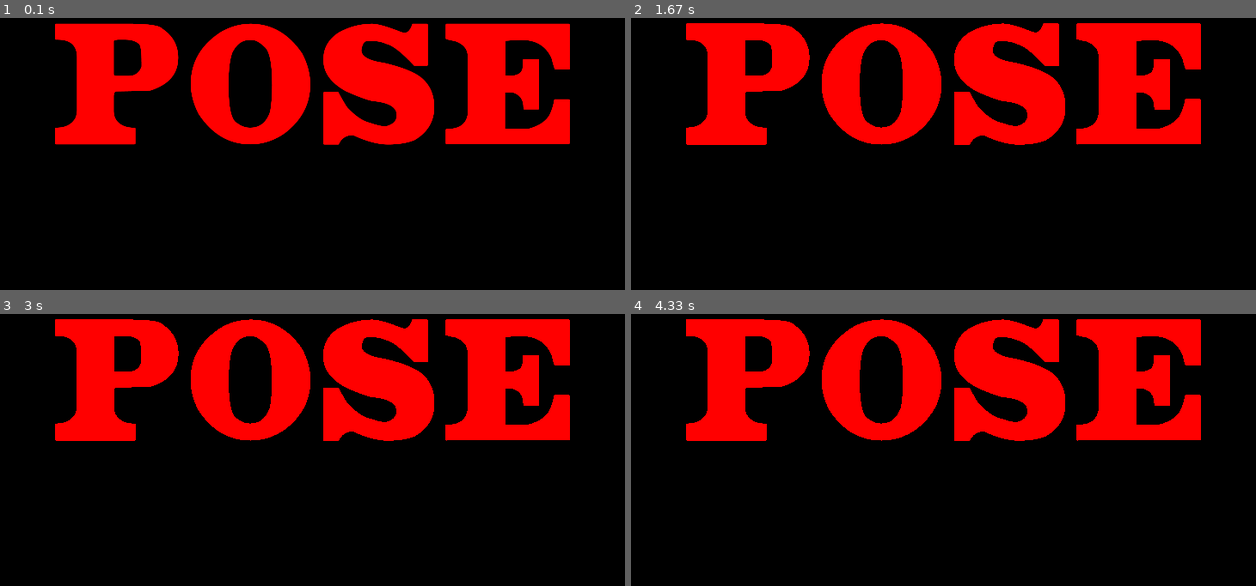
Above: before the commit, frames 1-4 (two rows, left to right).
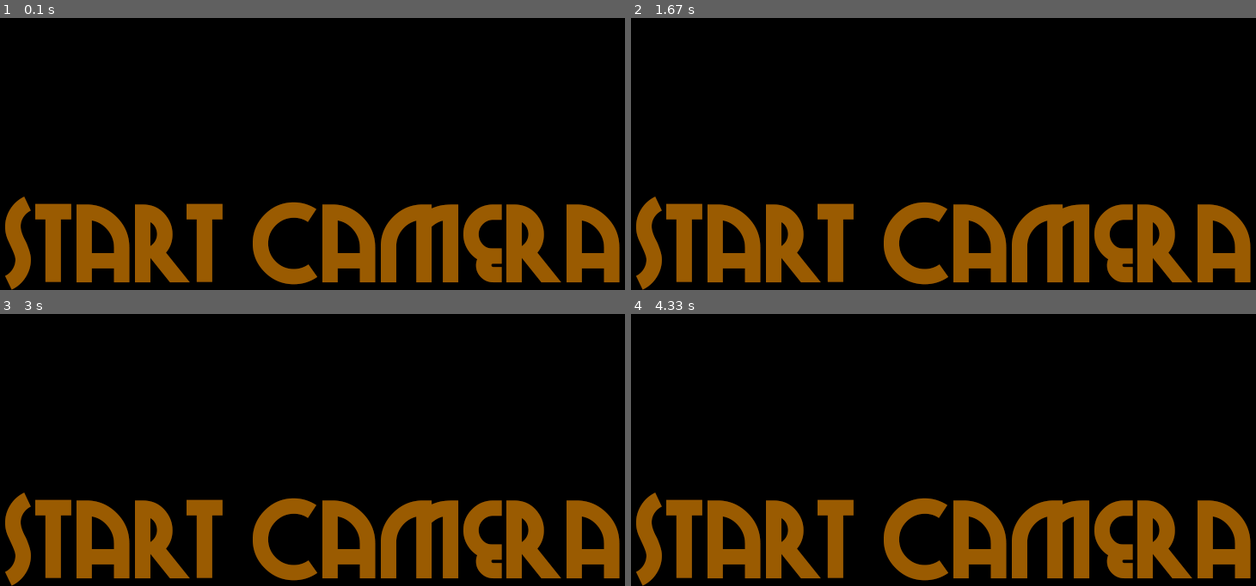
Above: after the commit, the same moments.

Repository: AlphaOrionis42/gtataryn_pi_photobooth
Game: pygame game, started from tests/pygame_test.py
The game is run twice, just before and just after one commit, with the same random seed, the same clock (stepped at 60 frames per second) and the same inputs.
Inputs:
- Up to frame 1 (0.1 s): no input
- Up to frame 2 (1.67 s): no input
- Up to frame 3 (3 s): no input
- Up to frame 4 (4.33 s): no input

The runs differ from the first frame. In frame 1, 37% of the frame differs, in the area x 0-100%, y 1-100%; in frame 2, 37%; in frame 3, 37%; in frame 4, 37%.

Commit message:
Updated screen and photo resolution. Added GIF generation. Added photo resize for preview

Diff:
--- a/config.py
+++ b/config.py
@@ -1,8 +1,9 @@
 # Config file for PhotoBooth app
 save_path = '/media/pi/P/pics/' # Path to save the photos
-slide_path = '/home/pi/photobooth/slides/' # Path for instructional and counddownslides
-slide_h = 480
-slide_w = 800
+gif_path = '/media/pi/P/gifs/' # Path for gifs
+slide_path = '/home/pi/gtataryn_pi_photobooth/slides/' # Path for instructional and counddownslides
+monitor_h = 480
+monitor_w = 800
 btnPin = 11
 greenLed = 13
 redLed = 15
@@ -11,3 +12,8 @@
 # Camera config
 camera_iso = 800
 num_shots = 3
+
+# Other constants
+gif_delay = 100
+replay_count = 2
+replay_wait = 1
--- a/photobooth.py
+++ b/photobooth.py
@@ -1,6 +1,7 @@
 #!/usr/bin/env python
 # Author: Greg Tataryn
 
+import os
 import config
 import RPi.GPIO as GPIO
 import picamera
@@ -8,7 +9,22 @@
 import pygame
 from pygame.locals import *
 import time
+from time import sleep
 from PIL import Image
+
+# Debug variable used in testing. Set to false for production
+debug = True
+
+# Run variable for main program
+run = True
+
+###################
+# Other Variables #
+###################
+transform_x = config.monitor_w
+transform_y = config.monitor_h
+offset_x = 0
+offset_y = 0
 
 ##############
 # GPIO Setup #
@@ -23,11 +39,22 @@
 ################
 # Pygame Setup #
 ################
-#pygame.init()
-#pygame.display.set_mode((config.slide_w, config.slide_h))
-#screen = pygame.display.get_surface()
-#pygame.mouse.set_visible(False)
-#pygame.display.toggle_gullscreen()
+pygame.init()
+pygame.display.set_mode((config.monitor_w, config.monitor_h))
+screen = pygame.display.get_surface()
+pygame.mouse.set_visible(False)
+pygame.display.toggle_fullscreen()
+
+def clear_screen():
+    screen.fill( (0,0,0) )
+    pygame.display.flip()
+
+def chk_input(events):
+    for event in events:
+        if (event.type == QUIT or (event.type == KEYDOWN and event.key == K_ESCAPE)):
+            run = False
+            pygame.quit()
+            sys.exit()
 
 def overlay_img(imgPath, cam):
     img = Image.open(imgPath)
@@ -36,55 +63,112 @@
     oLay.layer = 3
     return oLay
 
-#def show_slide():
+def set_img_dimension(img_w, img_h):
+    global transform_y, transformx, offset_y, offset_x
+
+    ratio_h = (config.monitor_w * img_h) / img_w
+
+    if (ratio_h < config.monitor_h):
+        transform_y = ratio_h
+        transform_x = config.monitor_w
+        offset_y = (config.monitor_h - ratio_h) / 2
+        offset_x = 0
+    elif (ratio_h > config.monitor_h):
+        transform_x = (config.monitor_h * img_w) / img_h
+        transform_y = config.monitor_h
+        offset_x = (config.monitor_w - transform_x) / 2
+        offset_y = 0
+    else:
+        transform_x = config.monitor_w
+        transform_y = config.monitor_h
+        offset_y = offset_x = 0
+
+def show_slide(img_path, offset_x, offset_y):
+    screen.fill( (0,0,0) )
+
+    img = pygame.image.load(img_path)
+    img = img.convert()
+
+    #set_img_dimension(int(img.get_width()), int(img.get_height()))
+
+    #img = pygame.transform.scale(img, (transform_x, transform_y))
+
+    screen.blit(img, (offset_x, offset_y))
+    pygame.display.flip()
+
+def make_gif(jpg_group, ts):
+    if debug:
+        print('Making animated gif')
+    for x in range(1, config.num_shots+1):
+        graphicsmagick = "gm convert -size 800x480 " + jpg_group + "_" + str(x) + ".jpg -thumbnail 800x480 " + jpg_group + "_" + str(x) + "_sm.jpg"
+        os.system(graphicsmagick)
+
+    graphicsmagick = "gm convert -delay " + str(config.gif_delay) + " " + jpg_group + "*.jpg" + " " + config.gif_path + "photobooth_" + ts + ".gif"
+    #print(graphicsmagick)
+    os.system(graphicsmagick)
+
+def display_imgs(jpg_group):
+    for i in range(0, config.replay_count):
+        for j in range(1,config.num_shots+1):
+            print("Loop: " + str(i) + " Photo: " + str(j))
+            show_slide(jpg_group + "_" + str(j) + "_sm.jpg", 80, 0)
+            sleep(config.replay_wait)
 
 def run_booth():
-    print("Running photobooth")
+    if debug:
+        print("Running photobooth")
     GPIO.output(config.greenLed, False)
     now = time.strftime("%Y%m%d%H%M%S")
-    print(now)
+    if debug:
+        print(now)
     # Try to run the preview and take a series of photots
     try:
-        camera = picamera.PiCamera(sensor_mode=4)
+        #camera = picamera.PiCamera(sensor_mode=4, resolution='1640x1232')
+        camera = picamera.PiCamera()
         camera.iso = config.camera_iso
-        #camera.resolution = (1640, 1232)
+
+        #camera.preview_fullscreen = True
+        clear_screen()
         for i in range(1,config.num_shots+1):
             GPIO.output(config.redLed, False)
             camera.hflip = True
-            #camera.vflip = True
+            #camera.sensor_mode = 4
+            camera.resolution = (800, 480)
             camera.start_preview()
-            filename = config.save_path + '_' + now + '_' + str(i) + '.jpg'
-            time.sleep(.5)
+            filename = config.save_path + 'photobooth_' + now + '_' + str(i) + '.jpg'
+            sleep(.5)
             o = overlay_img(config.slide_path + 'pose.png', camera)
             GPIO.output(config.greenLed, True)
-            time.sleep(2)
-            camera.remove_overlay(o)
-            GPIO.output(config.greenLed, False)
-            time.sleep(.5)
+            sleep(2)
+            camera.remove_overlay(o)
+            GPIO.output(config.greenLed, False)
+            sleep(.5)
             o = overlay_img(config.slide_path + 'countdown3.png', camera)
             GPIO.output(config.greenLed, True)
-            time.sleep(.5)
-            camera.remove_overlay(o)
-            GPIO.output(config.greenLed, False)
-            time.sleep(.5)
+            sleep(.5)
+            camera.remove_overlay(o)
+            GPIO.output(config.greenLed, False)
+            sleep(.5)
             o = overlay_img(config.slide_path + 'countdown2.png', camera)
             GPIO.output(config.greenLed, True)
-            time.sleep(.5)
-            camera.remove_overlay(o)
-            GPIO.output(config.greenLed, False)
-            time.sleep(.5)
+            sleep(.5)
+            camera.remove_overlay(o)
+            GPIO.output(config.greenLed, False)
+            sleep(.5)
             o = overlay_img(config.slide_path + 'countdown1.png', camera)
             GPIO.output(config.greenLed, True)
-            time.sleep(.5)
-            camera.remove_overlay(o)
-            GPIO.output(config.greenLed, False)
-            time.sleep(.5)
+            sleep(.5)
+            camera.remove_overlay(o)
+            GPIO.output(config.greenLed, False)
+            sleep(.5)
             camera.hflip = False
+            camera.stop_preview()
+            camera.resolution = (1640, 1232)
             GPIO.output(config.redLed, True)
             camera.capture(filename)
-            print(filename)
-            camera.stop_preview()
-            time.sleep(2)
+            if debug:
+                print(filename)
+            time.sleep(1)
     except Exception as err:
         print("Error in function run_booth")
         print(type(err))
@@ -96,6 +180,15 @@
         camera.stop_preview()
         camera.close()
 
+    show_slide(config.slide_path + "wait.png", 0, 0)
+    make_gif(config.save_path + "photobooth_" + now, now)
+    clear_screen()
+    display_imgs(config.save_path + "photobooth_" + now)
+
+
+    show_slide(config.slide_path + 'intro.png', 0, 0)
+
+# Function that runs on startup to blink the LED.
 def Startup():
     for x in range(1,5):
         GPIO.output(config.greenLed, True)
@@ -104,17 +197,23 @@
         time.sleep(0.25)
     GPIO.output(config.redLed, True)
 
+################
+# Main Program #
+################
 try:
     # Run startup to blink the green light.
     Startup()
     time.sleep(.25)
-    while True:
+    show_slide(config.slide_path + 'intro.png', 0, 0)
+    while run:
         GPIO.output(config.redLed, False)
         GPIO.output(config.greenLed, True)
+        chk_input(pygame.event.get())
         #print("Green LED on")
         if GPIO.input(config.btnPin):
             time.sleep(config.debounce)
-            print("Button pressed")
+            if debug:
+                print("Button pressed")
             run_booth()
 except KeyboardInterrupt:
     print("Keyboard interrupt")
@@ -131,6 +230,6 @@
     GPIO.output(config.redLed, False)
     GPIO.cleanup()
     pygame.quit()
-#finally:
-#    GPIO.cleanup()
-#    pygame.quit()
+finally:
+    GPIO.cleanup()
+    pygame.quit()
--- /dev/null
+++ b/tests/gm_test.py
@@ -0,0 +1,6 @@
+import os
+
+print("Start")
+graphicsmagick = "gm convert -delay 100 /media/pi/P/pics/photobooth_20170923143155*.jpg /media/pi/P/gifs/photobooth_20170923143155.gif"
+os.system(graphicsmagick)
+print("End")
--- a/tests/pygame_test.py
+++ b/tests/pygame_test.py
@@ -2,29 +2,39 @@
 import pygame
 import sys
 from pygame.locals import *
-img = pygame.image.load('/home/pi/gregtataryn_photobooth/app_images/pose.png')
 
+# Init variables
+#img = pygame.image.load('/home/pi/gtataryn_pi_photobooth/slides/intro.png')
+running = True
+
+# Init pygame
 pygame.init()
-pygame.display.init()
-w = 800
-h = 480
-screen = pygame.display.set_mode((w, h), pygame.FULLSCREEN)
+pygame.display.set_mode((800,480))
+screen = pygame.display.get_surface()
 pygame.mouse.set_visible(False)
 #pygame.display.toggle_fullscreen()
-#white = (255, 64, 64)
 
-#screen.fill((white))
-running = 1
-loop = 1
+def show_img(img_path):
+    screen.fill( (0,0,0) )
 
-while running:
-    print(loop)
-    loop = loop + 1
-    for event in pygame.event.get():
-        if (event.type == QUIT or (event.type == KEYDOWN and event.key == K_ESCAPE)):
+    img = pygame.image.load(img_path)
+    img = img.convert()
+
+    screen.blit(img, (0,0))
+    pygame.display.flip()
+
+def chk_input(events):
+    for event in events:
+        if event.type == KEYDOWN and event.key == K_ESCAPE:
             pygame.quit()
             sys.exit()
 
-    #screen.fill((white))
-    screen.blit(img,(0,0))
-    pygame.display.flip()
+show_img('/home/pi/gtataryn_pi_photobooth/slides/intro.png')
+
+while running:
+    print("Running? " + str(running))
+    chk_input(pygame.event.get())
+    #for event in pygame.event.get():
+    #    if (event.type == QUIT or (event.type == KEYDOWN and event.key == K_ESCAPE)):
+    #        pygame.quit()
+    #        sys.exit()
Binary file changed: slides/countdown1.png
Binary file changed: slides/countdown2.png
Binary file changed: slides/countdown3.png
Binary file added: slides/intro.png
Binary file changed: slides/pose.png
Binary file added: slides/wait.png
